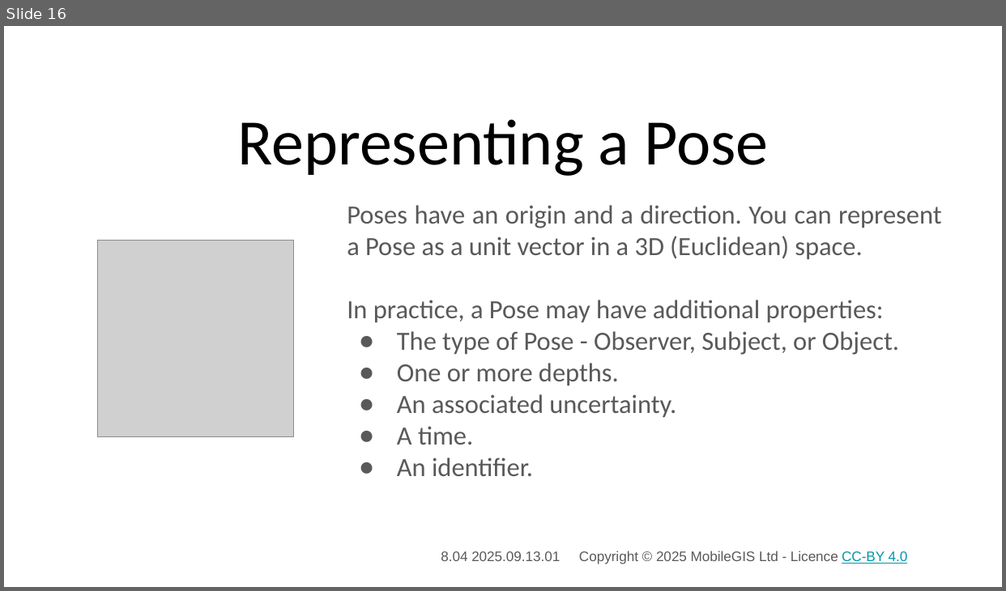
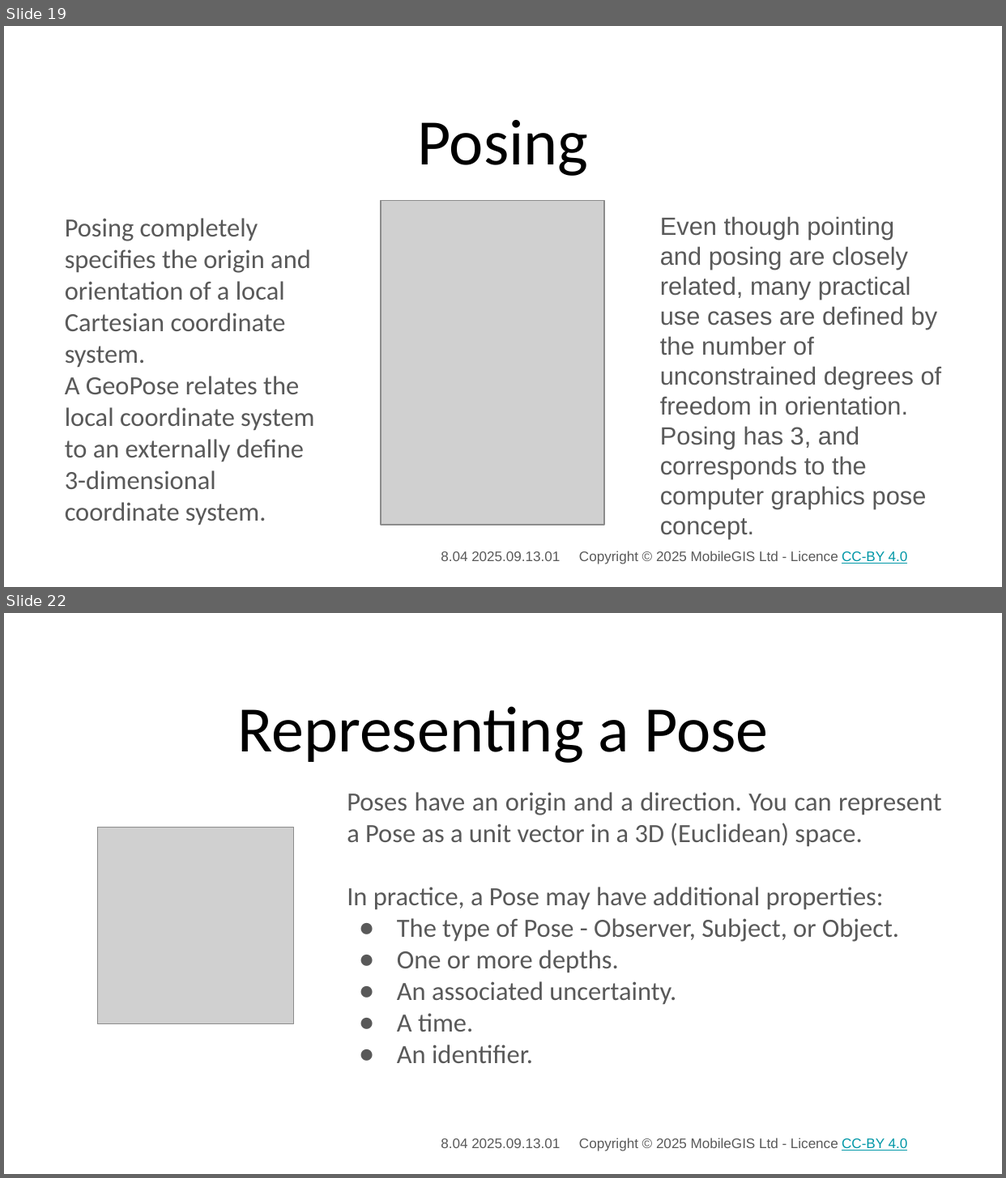
Before and after one commit to 3DXScape/PoseBits, a slide deck: Slides/Origins/Attention, the Origin of Pose_01.pptx. Shown one above the other, each under a label of ours: slide 16 before the commit, slides 19 and 22 after it; the slides between them are not shown. The pictures are 1006x591 and 1006x1178 pixels, drawn with LibreOffice and Linux fonts; fonts in the diff are those of the drawing; grey boxes stand for pictures; background and template pictures are left out. Boxes give left, top, right and bottom in pixels: in the first picture for what was removed or moved away, otherwise in the second. Text is boxed around its words. In the diff, an @@ line names an element or a change of style, - is before the commit and + after.

Commit message:
Updated abstract use cases

```diff
--- a/Slides/Origins/Attention, the Origin of Pose_01.pptx
+++ b/Slides/Origins/Attention, the Origin of Pose_01.pptx
@@ slide 19 added at <box>4,26,1002,587</box>, background #FFFFFF; not listed: 1 template element that a slide beside it also shows @@
@@ title added at <box>417,120,588,176</box>, 46.8 pt, text #000000 @@
+Posing
@@ text added at <box>65,218,314,525</box>, 19 pt, text #595959 @@
+Posing completely specifies the origin and orientation of a local Cartesian coordinate system.
+A GeoPose relates the local coordinate system to an externally define 3-dimensional coordinate system.
@@ picture added at <box>381,201,605,525</box> @@
@@ text added at <box>660,216,942,539</box>, 18 pt, text #595959 @@
+Even though pointing and posing are closely related, many practical use cases are defined by the number of unconstrained degrees of freedom in orientation.
+Posing has 3, and corresponds to the computer graphics pose concept.
@@ what was slide 16 is now slide 22 @@
```
Also in this commit, not shown: 14 slides changed, 5 other slides added, 2 other files.
